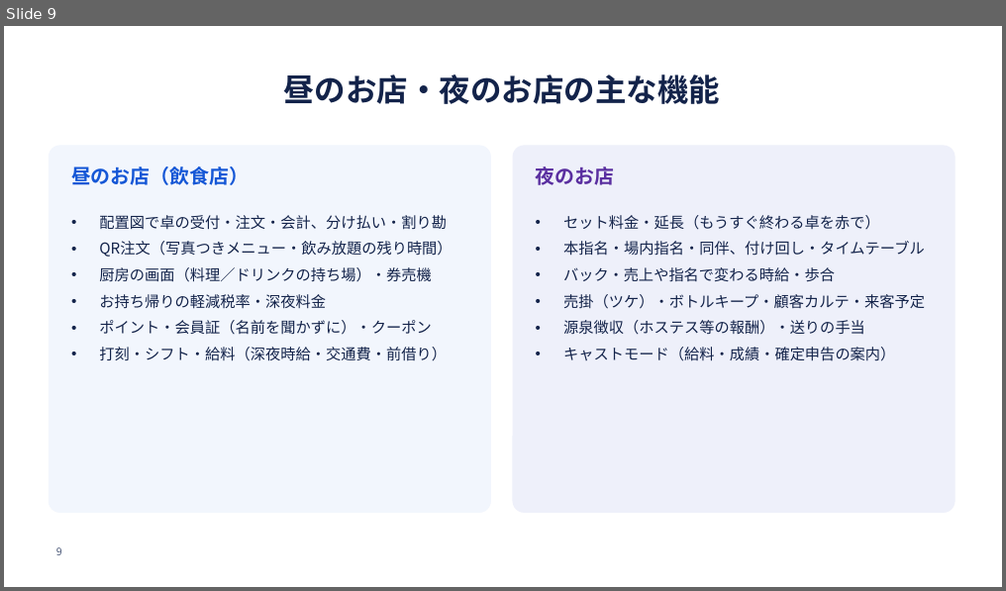
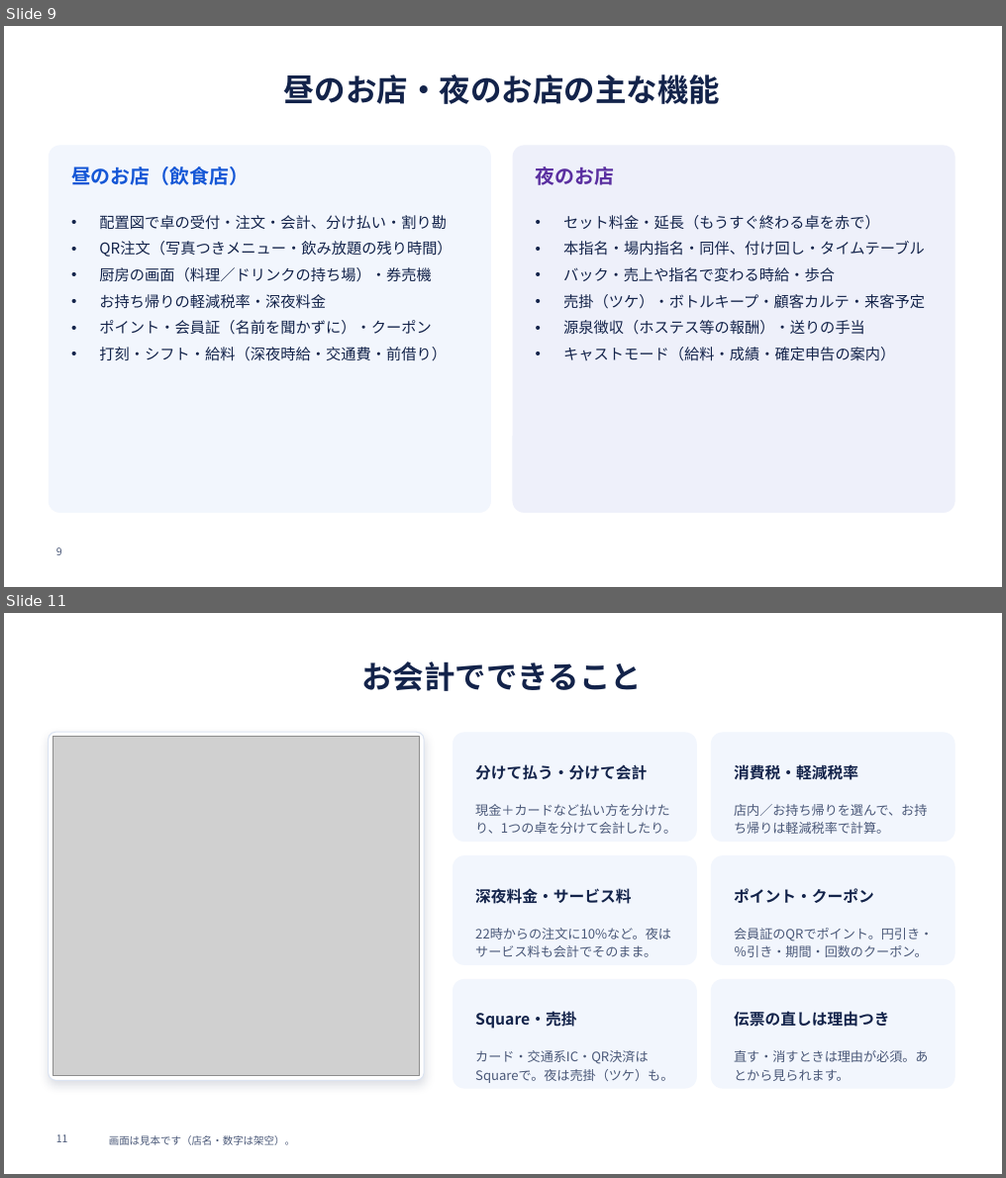
Before and after one commit to SatoAkito2026/GACHICAREERAI, a slide deck: docs/posupos-sales/posupos-shiryo.pptx. Shown one above the other, each under a label of ours: slide 9 before the commit, slides 9 and 11 after it; the slides between them are not shown. The pictures are 1006x591 and 1006x1178 pixels, drawn with LibreOffice and Linux fonts; fonts in the diff are those of the drawing; grey boxes stand for pictures; background and template pictures are left out. Boxes give left, top, right and bottom in pixels: in the first picture for what was removed or moved away, otherwise in the second. Text is boxed around its words. In the diff, an @@ line names an element or a change of style, - is before the commit and + after.

```diff
--- a/docs/posupos-sales/posupos-shiryo.pptx
+++ b/docs/posupos-sales/posupos-shiryo.pptx
@@ slide 11 added at (4,613,1002,1174), background #FFFFFF @@
@@ title added at (361,662,642,691), 30 pt, text #13234A, bold @@
+お会計でできること
@@ rounded rectangle added at (49,732,424,1081), fill #FFFFFF, outline #DCE4F2 1 pt @@
@@ picture added at (53,737,420,1076) @@
@@ rounded rectangle added at (453,733,696,842), fill #F2F6FD, outline #F2F6FD 1 pt @@
@@ rounded rectangle added at (712,733,954,842), fill #F2F6FD, outline #F2F6FD 1 pt @@
@@ text added at (475,764,647,780), 15 pt, text #13234A, bold @@
+分けて払う・分けて会計
@@ text added at (734,764,858,780), 15 pt, text #13234A, bold @@
+消費税・軽減税率
@@ text added at (475,804,676,834), 12.5 pt, text #4A5878 @@
+現金＋カードなど払い方を分けたり、1つの卓を分けて会計したり。
@@ text added at (734,804,927,834), 12.5 pt, text #4A5878 @@
+店内／お持ち帰りを選んで、お持ち帰りは軽減税率で計算。
@@ rounded rectangle added at (453,857,696,964), fill #F2F6FD, outline #F2F6FD 1 pt @@
@@ rounded rectangle added at (712,857,954,964), fill #F2F6FD, outline #F2F6FD 1 pt @@
@@ text added at (475,888,631,904), 15 pt, text #13234A, bold @@
+深夜料金・サービス料
@@ text added at (734,888,874,903), 15 pt, text #13234A, bold @@
+ポイント・クーポン
@@ text added at (475,928,671,958), 12.5 pt, text #4A5878 @@
+22時からの注文に10%など。夜はサービス料も会計でそのまま。
@@ text added at (734,928,933,958), 12.5 pt, text #4A5878 @@
+会員証のQRでポイント。円引き・％引き・期間・回数のクーポン。
@@ rounded rectangle added at (453,980,696,1088), fill #F2F6FD, outline #F2F6FD 1 pt @@
@@ rounded rectangle added at (712,980,954,1088), fill #F2F6FD, outline #F2F6FD 1 pt @@
@@ text added at (475,1011,576,1029), 15 pt, text #13234A, bold @@
+Square・売掛
@@ text added at (734,1011,889,1027), 15 pt, text #13234A, bold @@
+伝票の直しは理由つき
@@ text added at (475,1051,673,1083), 12.5 pt, text #4A5878 @@
+カード・交通系IC・QR決済はSquareで。夜は売掛（ツケ）も。
@@ text added at (734,1051,929,1081), 12.5 pt, text #4A5878 @@
+直す・消すときは理由が必須。あとから見られます。
@@ page number added at (56,1135,68,1143), 10 pt, text #4A5878 @@
+11
@@ text added at (109,1136,295,1146), 10 pt, text #4A5878 @@
+画面は見本です（店名・数字は架空）。
```
Also in this commit, not shown: 6 other slides added, 15 other files.
